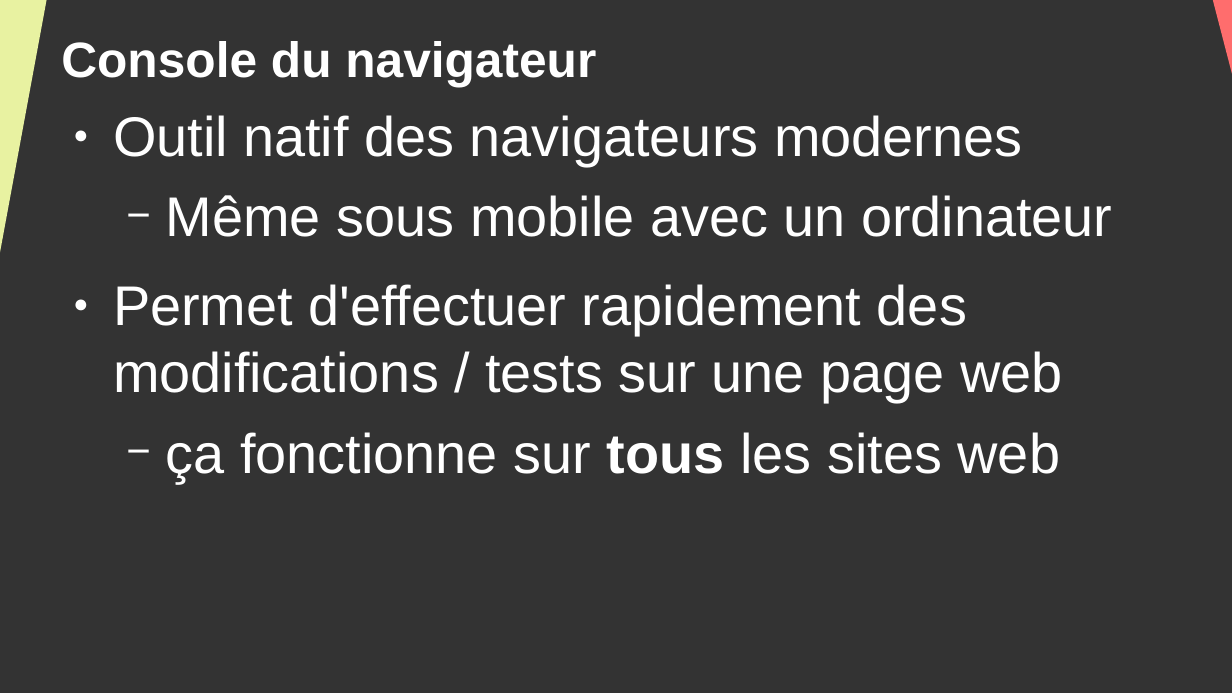
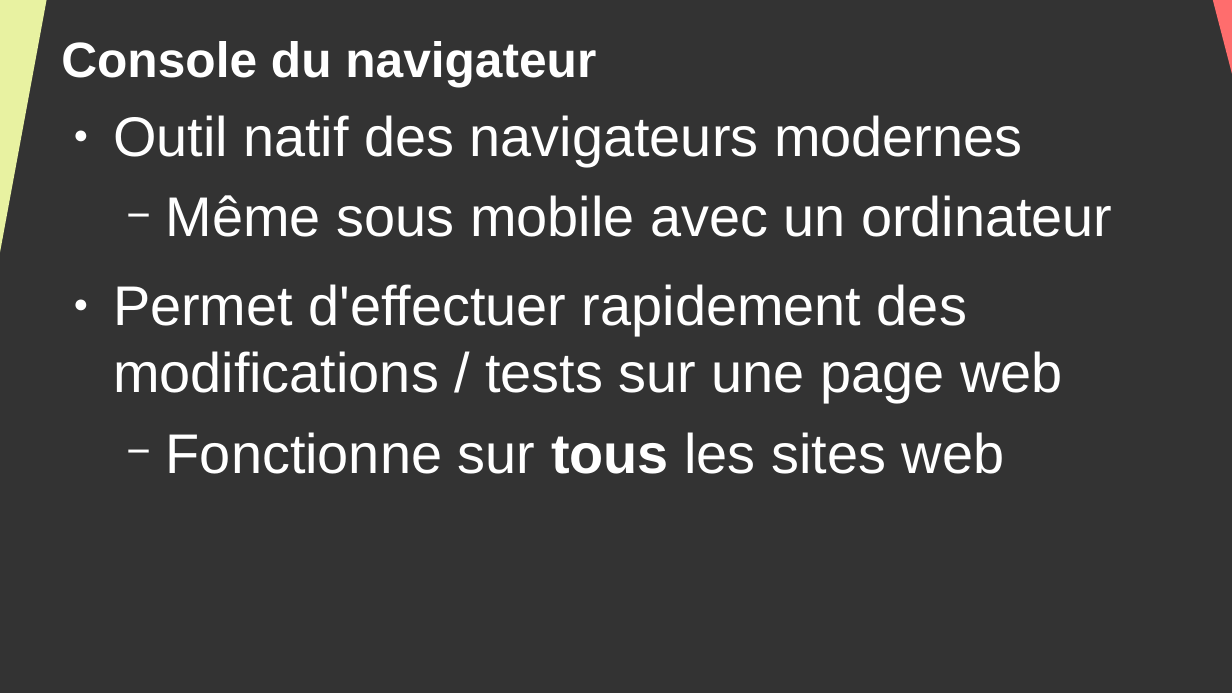
Before and after one commit to DanYellow/cours, a slide deck: slide 74 of integration-web-s1/travaux-pratiques/numero-2/presentation.odp (slide 72 before the commit). Drawn at 1232x693 pixels with LibreOffice and Linux fonts; fonts in the diff are those of the drawing. Boxes give left, top, right and bottom in pixels: in the first picture for what was removed or moved away, otherwise in the second. Text is boxed around its words. In the diff, an @@ line names an element or a change of style, - is before the commit and + after.

```diff
--- a/integration-web-s1/travaux-pratiques/numero-2/presentation.odp
+++ b/integration-web-s1/travaux-pratiques/numero-2/presentation.odp
@@ text at (x1=166, y1=432, x2=1004, y2=474): text changed @@
-  − ça fonctionne sur tous les sites web
+  − Fonctionne sur tous les sites web
```
Also in this commit, not shown: 7 other slides changed, 2 slides added, 1 other file.
